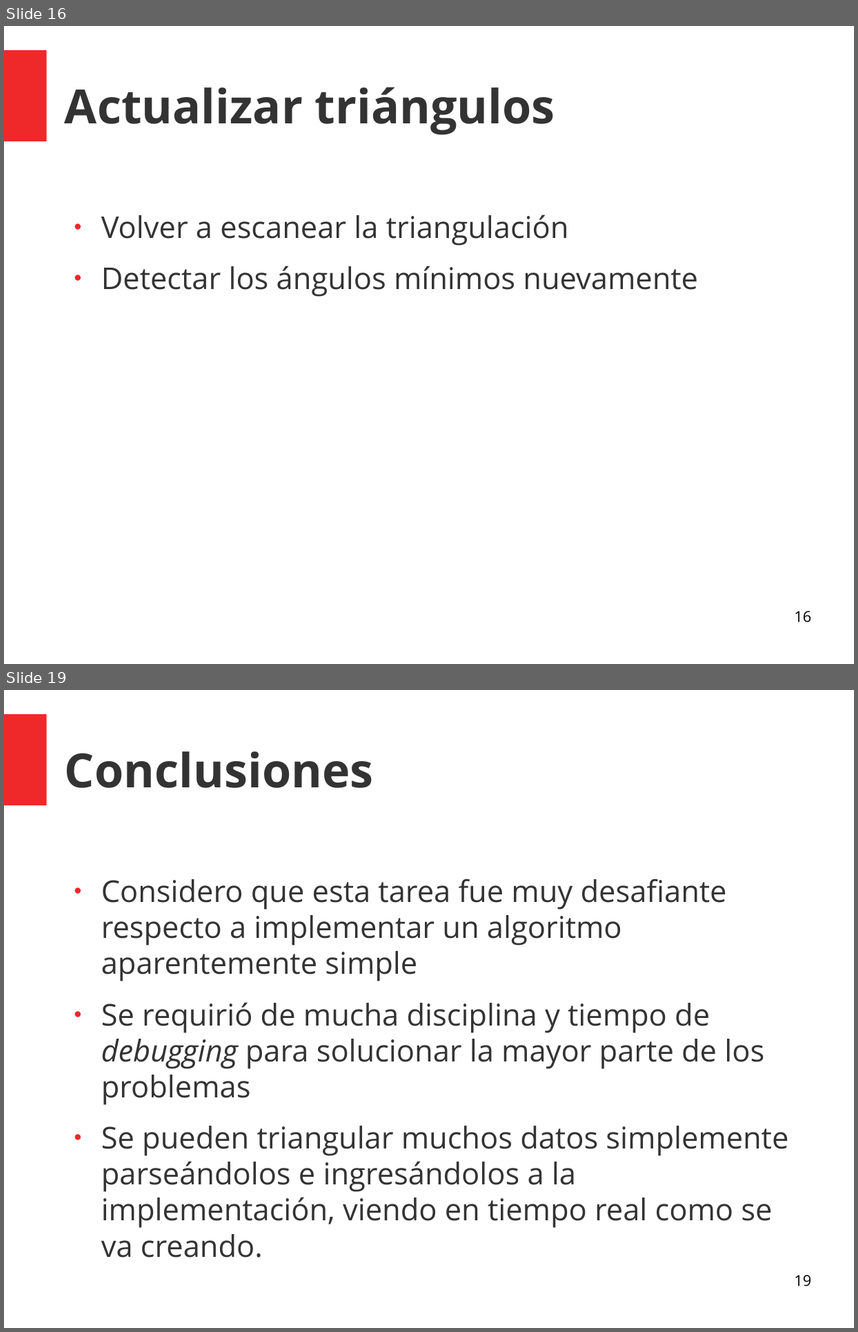
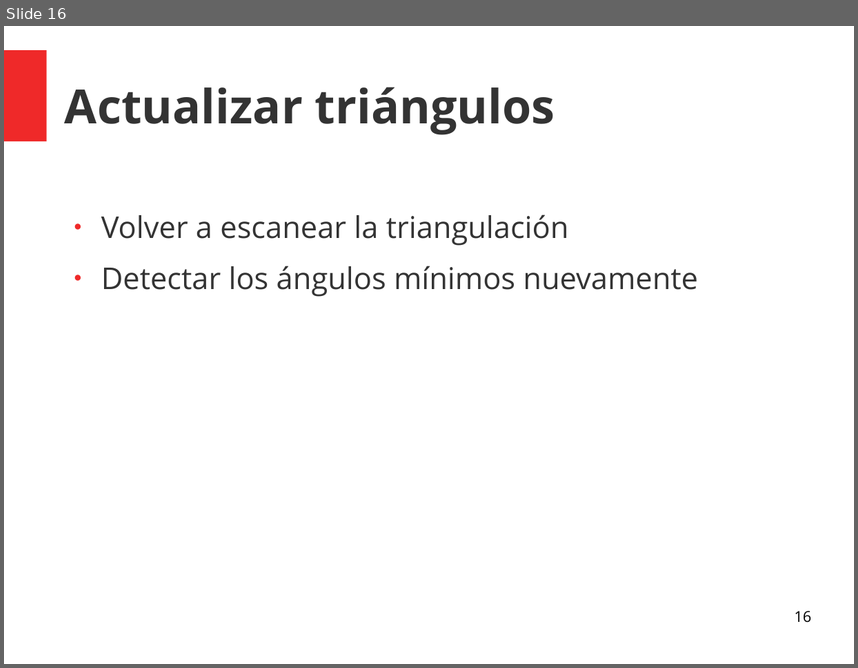
Before and after one commit to KaiLuQiu/LeppDelaunay, a slide deck: Presentación/Presentacion Final Tarea 2.odp. Shown one above the other, each under a label of ours: slides 16 and 19 before the commit, slide 16 after it; the slides between them are not shown. The pictures are 858x1332 and 858x668 pixels, drawn with LibreOffice and Linux fonts; fonts in the diff are those of the drawing. Boxes give left, top, right and bottom in pixels: in the first picture for what was removed or moved away, otherwise in the second. Text is boxed around its words. In the diff, an @@ line names an element or a change of style, - is before the commit and + after.

```diff
--- a/Presentación/Presentacion Final Tarea 2.odp
+++ b/Presentación/Presentacion Final Tarea 2.odp
@@ slide 19 removed at bbox=[4, 690, 854, 1328], background #FFFFFF; not listed: 1 template element that a slide beside it also shows @@
@@ title removed at bbox=[65, 751, 374, 788] @@
-Conclusiones
@@ text removed at bbox=[101, 878, 789, 1257] @@
-● Considero que esta tarea fue muy desafiante respecto a implementar un algoritmo aparentemente simple
-● Se requirió de mucha disciplina y tiempo de debugging para solucionar la mayor parte de los problemas
-● Se pueden triangular muchos datos simplemente parseándolos e ingresándolos a la implementación, viendo en tiempo real como se va creando.
@@ page number removed at bbox=[794, 1274, 811, 1286] @@
-19
```
Also in this commit, not shown: 6 slides changed, 16 slides added, 3 other files.
